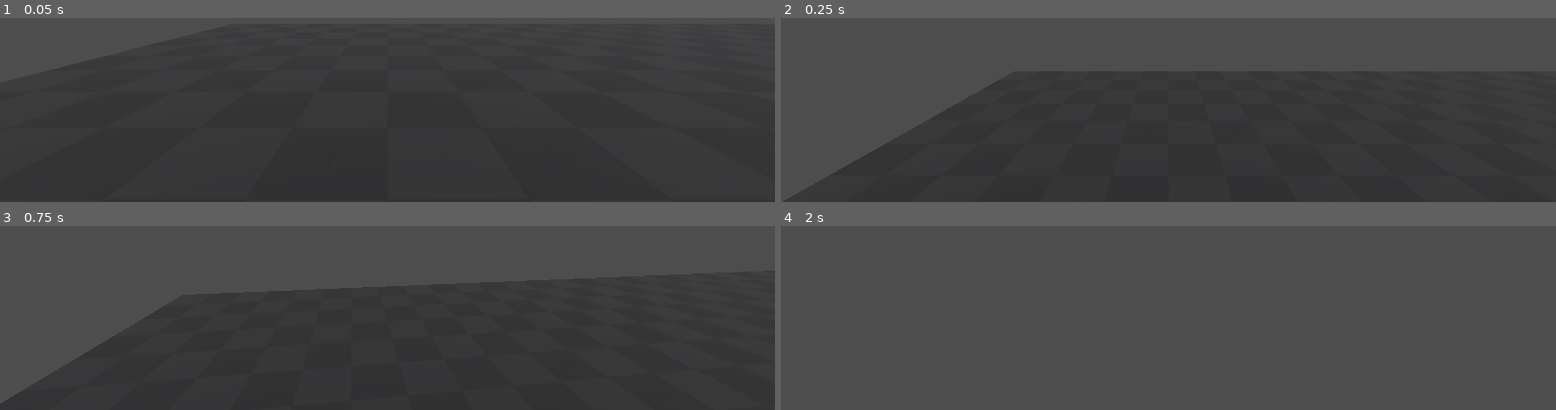
Above: before the commit, frames 1-4 (two rows, left to right).
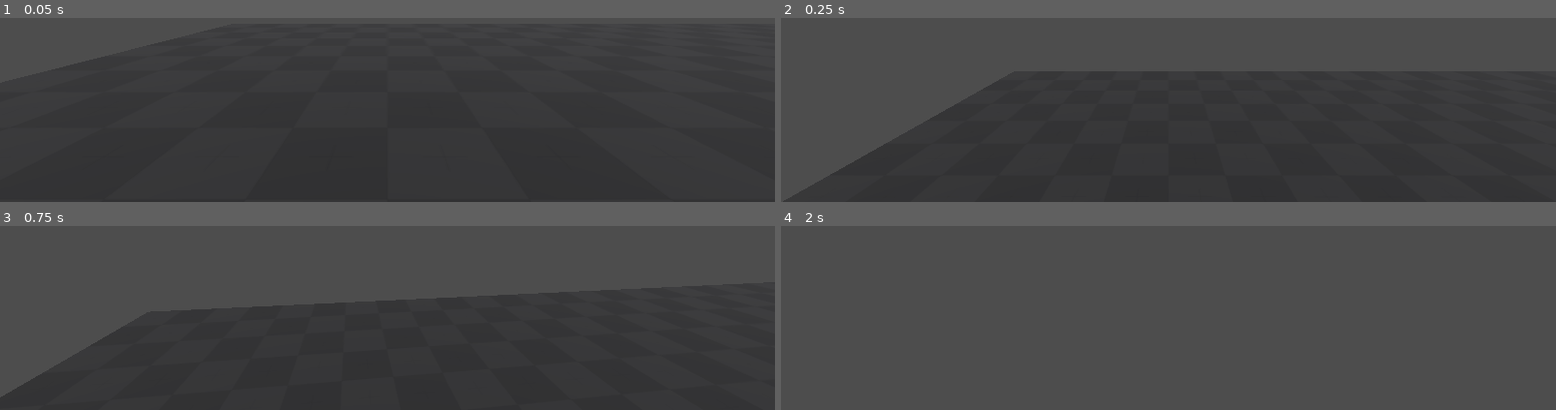
Above: after the commit, the same moments.

Repository: johnwdodge/pacmanninja
Game: Godot game, scene res://scenes/levels/test_level.tscn
Two runs of this game, one before a commit and one after it. Both use one fixed random seed, a clock stepped at 60 frames per second and the inputs below.
Inputs (mouse positions are in pixels of both pictures, inside the frame that each line leads up to):
- Up to frame 1 (0.05 s): no input
- Up to frame 2 (0.25 s): no input
- Up to frame 3 (0.75 s): tap Enter at 0.5 s; move the mouse to (outside the picture) at 0.52 s; hold W (move_forward) from 0.53 s (still down); hold Ctrl (crouch) from 0.53 s (still down)
- Up to frame 4 (2 s): keep holding W (move_forward); tap Space (jump) at 0.77, 1.07, 1.52, 1.55, 1.82 s; tap Shift (sprint) at 0.8, 1.35 s; move the mouse to (outside the picture) at 1.27 s; release Ctrl (crouch) at 1.28 s

The runs differ from the first frame. In frame 2, less than 0.1% of the frame differs, in the area x 7-10%, y 77-84%; in frame 3, 0.2%, in the area x 0-7%, y 80-97%; in frame 4, nothing differs.

Commit message:
redid everything

Diff:
--- a/charcontrol.gd
+++ b/charcontrol.gd
@@ -2,16 +2,18 @@
 extends CharacterBody3D
 
 # ── Settings ──────────────────────────────────────────
-const ACCEL: float = 4.0
-const SPEED: float = 6.0
+const ACCEL: float = .1
+const AIR_ACCEL: float = .01
+const DECEL: float = 0.1
+const MAX_SPEED: float = 8.0
 const CROUCH_SPEED: float = 2.5
 const JUMP_VELOCITY: float = 10.0
 const MOUSE_SENSITIVITY: float = 0.002
 const MAX_LOOK_ANGLE: float = 89.0
-const SLIDE_DURATION: float = 0.6
+const SLIDE_DURATION: float = 5.0
 const SLIDE_SPEED: float = 12.0
-const DASH_SPEED: float = 18.0
-const DASH_DURATION: float = 20.0
+const DASH_SPEED: float = 20.0
+const DASH_DURATION: float = 0.15
 const HEAD_STAND_HEIGHT: float = 1.8
 const HEAD_CROUCH_HEIGHT: float = 1.0
 const WALL_JUMP_AWAY_FORCE: float = 10.0
@@ -25,14 +27,18 @@
 # ── State ─────────────────────────────────────────────
 var _gravity: float = ProjectSettings.get_setting("physics/3d/default_gravity")
 var _is_crouching: bool = false
-var _is_sliding: bool = false
-var _is_dashing: bool = false
-var _is_wall_sliding: bool = false
 var _dash_timer: float = DASH_DURATION
-var _dash_velocity: Vector3 = Vector3.ZERO
 var _target_head_height: float = HEAD_STAND_HEIGHT
 var _trajectory: Vector3 = Vector3.ZERO
 var _direction: Vector3 = Vector3.ZERO
+var _can_dash: bool = false
+var _current_speed: float = 0.0
+
+enum State {move, dash, slide, air, wall, idle}
+var state = State.idle
+
+func change_state(newstate) -> void:
+	state = newstate
 # ── Ready ─────────────────────────────────────────────
 
 func _ready() -> void:
@@ -42,95 +48,114 @@
 
 
 # ── Input ─────────────────────────────────────────────
-func _input(event: InputEvent) -> void:
-	if event is InputEventMouseMotion:
-		_handle_mouse_look(event)
-		return
-	if event is InputEventKey or event is InputEventMouseButton:
-		if event.is_action_pressed("ui_cancel"):
-			Input.mouse_mode = Input.MOUSE_MODE_VISIBLE
-
-func _handle_mouse_look(event: InputEventMouseMotion) -> void:
-	rotate_y(-event.relative.x * MOUSE_SENSITIVITY)
-	_head.rotate_x(-event.relative.y * MOUSE_SENSITIVITY)
-	_head.rotation.x = clamp(_head.rotation.x, -deg_to_rad(MAX_LOOK_ANGLE), deg_to_rad(MAX_LOOK_ANGLE))
 
 # ── Physics ───────────────────────────────────────────
 func _physics_process(delta: float) -> void:
-	_apply_gravity(delta)
-	if Input.is_action_just_pressed("jump") and is_on_floor():
-		_handle_jump()
-	_handle_slide(delta)
-	if Input.is_action_just_pressed("sprint"):
-		_dash_timer = DASH_DURATION
-		_handle_dash(delta)
-	_handle_wall_slide(delta)
-	if Input.is_action_just_pressed("jump") and _is_wall_sliding:
-		_handle_wall_jump()
-	_handle_movement(delta)
+	match state:
+		State.idle:
+			_handle_idle()
+		State.move:
+			_handle_movement(delta)
+		State.dash:
+			_handle_dash(delta)
+		State.slide:
+			_handle_slide(delta)
+		State.wall:
+			_handle_wall_slide(delta)
+		State.air:
+			_handle_air(delta)
+
 	_lerp_head(delta)
-	move_and_slide()
 
 func _lerp_head(delta: float) -> void:
 	_head.position.y = lerp(_head.position.y, _target_head_height, delta * 10.0)
 
 func _apply_gravity(delta: float) -> void:
-	if not is_on_floor() and not _is_wall_sliding:
-		velocity.y -= _gravity * delta
-
-
+	velocity.y -= _gravity * delta
+
+# ── Idle ───────────────────────────────────
+func _handle_idle() -> void:
+	print("idle state")
+	if is_on_floor():
+		change_state(State.move)
+	else:
+		change_state(State.air)
+	move_and_slide()
 
 # ── Jump / Air Dash ───────────────────────────────────
+func _handle_air(delta) -> void:
+	print("air state")
+
+	if is_on_wall_only():
+		_trajectory = get_slide_collision(0).get_normal()
+		change_state(State.wall)
+
+	if is_on_floor():
+		change_state(State.move)
+
+	_apply_gravity(delta)
+
+
+	var input_dir := Input.get_vector("move_left", "move_right", "move_forward", "move_back")
+	_direction = (transform.basis * Vector3(input_dir.x, 0, input_dir.y)).normalized()
+	if _direction:
+		_current_speed += AIR_ACCEL
+		velocity.x = _direction.x * _current_speed
+		velocity.z = _direction.z * _current_speed
+
+	move_and_slide()
+
+
 func _handle_jump() -> void:
+	if state == State.move:
 		velocity.y = JUMP_VELOCITY
+	if state == State.wall:
+		velocity.y = JUMP_VELOCITY
+		velocity.x += _trajectory.x * WALL_JUMP_AWAY_FORCE
+		velocity.z += _trajectory.z * WALL_JUMP_AWAY_FORCE
+	else:
+		return
+	change_state(State.air)
 
 func _handle_wall_slide(delta) -> void:
-	if is_on_wall_only() and velocity.y < 0:
-		_is_wall_sliding = true
+	print ("wall state")
+	if velocity.y < 0:
 		velocity.y = -1
-	else:
-		_is_wall_sliding = false
-
-
-func _handle_wall_jump() -> void:
-	_trajectory = get_slide_collision(0).get_normal()
-	velocity.y = JUMP_VELOCITY
-	velocity.x += _trajectory.x * WALL_JUMP_AWAY_FORCE
-	velocity.z += _trajectory.z * WALL_JUMP_AWAY_FORCE
+	else: _apply_gravity(delta)
+	if is_on_floor():
+		change_state(State.idle)
+	if Input.is_action_just_pressed("move_back") or Input.is_action_just_pressed("move_forward") or Input.is_action_just_pressed("move_left") or Input.is_action_just_pressed("move_right"):
+		await get_tree().create_timer(0.2).timeout
+		change_state(State.idle)
+	move_and_slide()
+
+
+
 
 # ── Dash ──────────────────────────────────────────────
 func _handle_dash(delta: float) -> void:
-	if not _is_dashing:
-		return
-	if _dash_timer >= 0.0:
-		_is_dashing = true
+	print("dash state")
+	if _dash_timer > 0:
+		_dash_timer -= delta
 		velocity.x = _direction.x * DASH_SPEED
 		velocity.z = _direction.z * DASH_SPEED
 		velocity.y = 0
-		_dash_timer -= delta
-	else:
-		_is_dashing = false
-		_dash_velocity = Vector3.ZERO
+	else:
+		change_state(State.idle)
+	move_and_slide()
 
 
 
 # ── Crouch / Slide ────────────────────────────────────
 func _handle_slide(delta: float) -> void:
-	if Input.is_action_pressed("crouch") and is_on_floor():
-		if _is_sliding == false:
-			_is_sliding = true
-			_set_crouch(true)
-		if _is_sliding and _direction:
-			velocity.x = _direction.x * SLIDE_SPEED
-			velocity.z = _direction.z * SLIDE_SPEED
-			return
-	else:
-		_is_sliding = false
-
-	if _has_ceiling_obstruction():
-		_set_crouch(true)
-	else:
-		_set_crouch(false)
+	print ("slide state")
+	_set_crouch(true)
+	velocity.x = _direction.x * SLIDE_SPEED
+	velocity.z = _direction.z * SLIDE_SPEED
+	if Input.is_action_just_released("crouch"):
+		change_state(State.idle)
+		return
+	move_and_slide()
 
 func _has_ceiling_obstruction() -> bool:
 	if not _is_crouching:
@@ -140,11 +165,6 @@
 	_standing_collision.disabled = true
 	return overlaps != null
 
-
-
-func _stop_slide() -> void:
-	_is_sliding = false
-
 func _set_crouch(crouching: bool) -> void:
 	if _is_crouching == crouching:
 		return
@@ -164,20 +184,53 @@
 		return final
 
 func _handle_movement(delta: float) -> void:
-	if _is_sliding or _is_dashing:
-		return
-
+	print("move state")
+	if not is_on_floor():
+		change_state(State.idle)
 	var input_dir := Input.get_vector("move_left", "move_right", "move_forward", "move_back")
 	_direction = (transform.basis * Vector3(input_dir.x, 0, input_dir.y)).normalized()
-	var current_speed: float
 	if _is_crouching:
-		current_speed = CROUCH_SPEED
-	else:
-		current_speed = SPEED
+		_current_speed = CROUCH_SPEED
+	else:
+		if _current_speed > MAX_SPEED:
+			_current_speed -= DECEL
+		else: _current_speed += ACCEL
+
 
 	if _direction:
-		velocity.x = _direction.x * current_speed
-		velocity.z = _direction.z * current_speed
-	else:
-		velocity.x = move_toward(velocity.x, 0, current_speed)
-		velocity.z = move_toward(velocity.z, 0, current_speed)
+		velocity.x = _direction.x * _current_speed
+		velocity.z = _direction.z * _current_speed
+	else:
+		velocity.x = move_toward(velocity.x, 0, _current_speed)
+		velocity.z = move_toward(velocity.z, 0, _current_speed)
+
+	if _has_ceiling_obstruction():
+		_set_crouch(true)
+	else:
+		_set_crouch(false)
+
+	move_and_slide()
+
+func _input(event: InputEvent) -> void:
+	if event is InputEventMouseMotion:
+		_handle_mouse_look(event)
+		return
+	if event is InputEventKey or event is InputEventMouseButton:
+		if event.is_action_pressed("crouch"):
+			if state in [State.move, State.dash]:
+				if _direction:
+					change_state(State.slide)
+		if event.is_action_pressed("sprint"):
+			if state not in [State.wall, State.slide, State.dash]:
+				if _direction:
+					_dash_timer = DASH_DURATION
+					change_state(State.dash)
+		if event.is_action_pressed("jump"):
+			_handle_jump()
+		if event.is_action_pressed("ui_cancel"):
+			Input.mouse_mode = Input.MOUSE_MODE_VISIBLE
+
+func _handle_mouse_look(event: InputEventMouseMotion) -> void:
+	rotate_y(-event.relative.x * MOUSE_SENSITIVITY)
+	_head.rotate_x(-event.relative.y * MOUSE_SENSITIVITY)
+	_head.rotation.x = clamp(_head.rotation.x, -deg_to_rad(MAX_LOOK_ANGLE), deg_to_rad(MAX_LOOK_ANGLE))
